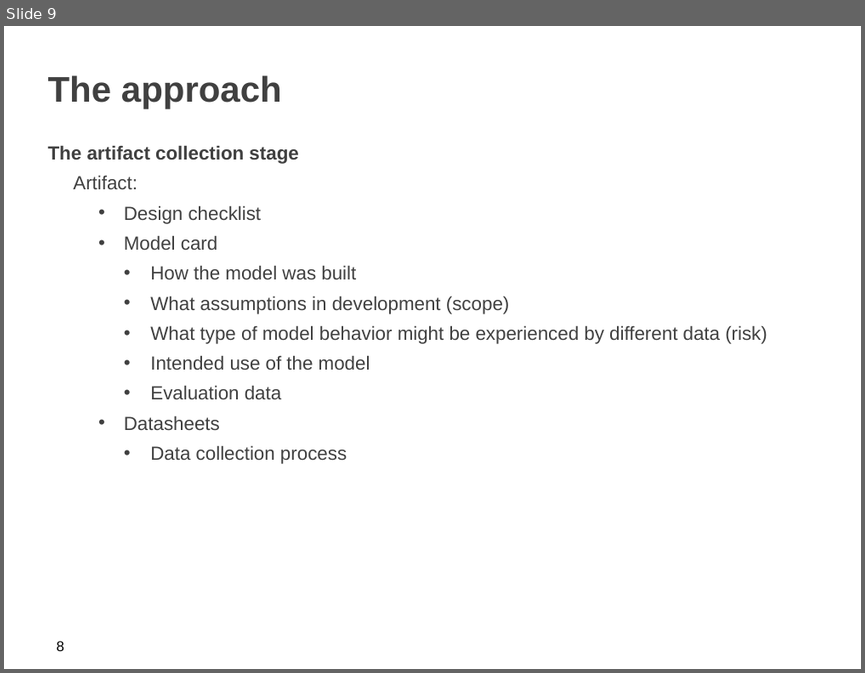
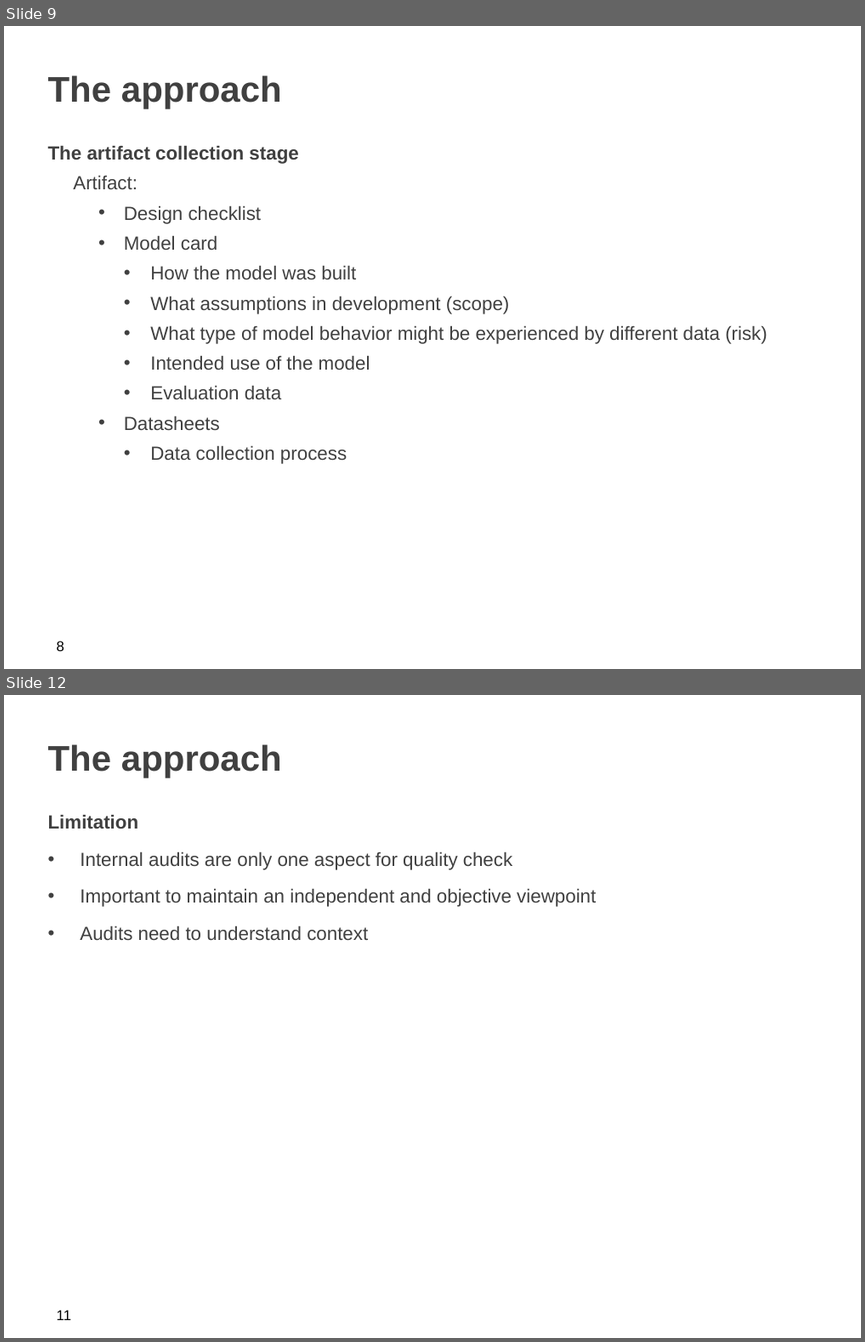
Before and after one commit to iamzifei/research, a slide deck: paper/Closing the AI Accountability Gap- Defining an End-to-End Framework for Internal Algorithmic.pptx. Shown one above the other, each under a label of ours: slide 9 before the commit, slides 9 and 12 after it; the slides between them are not shown. The pictures are 865x673 and 865x1342 pixels, drawn with LibreOffice and Linux fonts; fonts in the diff are those of the drawing; background and template pictures are left out. Boxes give left, top, right and bottom in pixels: in the first picture for what was removed or moved away, otherwise in the second. Text is boxed around its words. In the diff, an @@ line names an element or a change of style, - is before the commit and + after.

```diff
--- a/paper/Closing the AI Accountability Gap- Defining an End-to-End Framework for Internal Algorithmic.pptx
+++ b/paper/Closing the AI Accountability Gap- Defining an End-to-End Framework for Internal Algorithmic.pptx
@@ slide 12 added at (4,695,861,1338), background picture (left out) @@
@@ title added at (48,744,282,778), 30 pt, text #404040, bold @@
+The approach
@@ text added at (48,814,596,940), 16 pt, text #404040 @@
+Limitation
+• Internal audits are only one aspect for quality check
+• Important to maintain an independent and objective viewpoint
+• Audits need to understand context
@@ page number added at (57,1310,71,1320), 12 pt, text #000000 @@
+11
```
Also in this commit, not shown: 1 slide changed, 1 other slide added.
